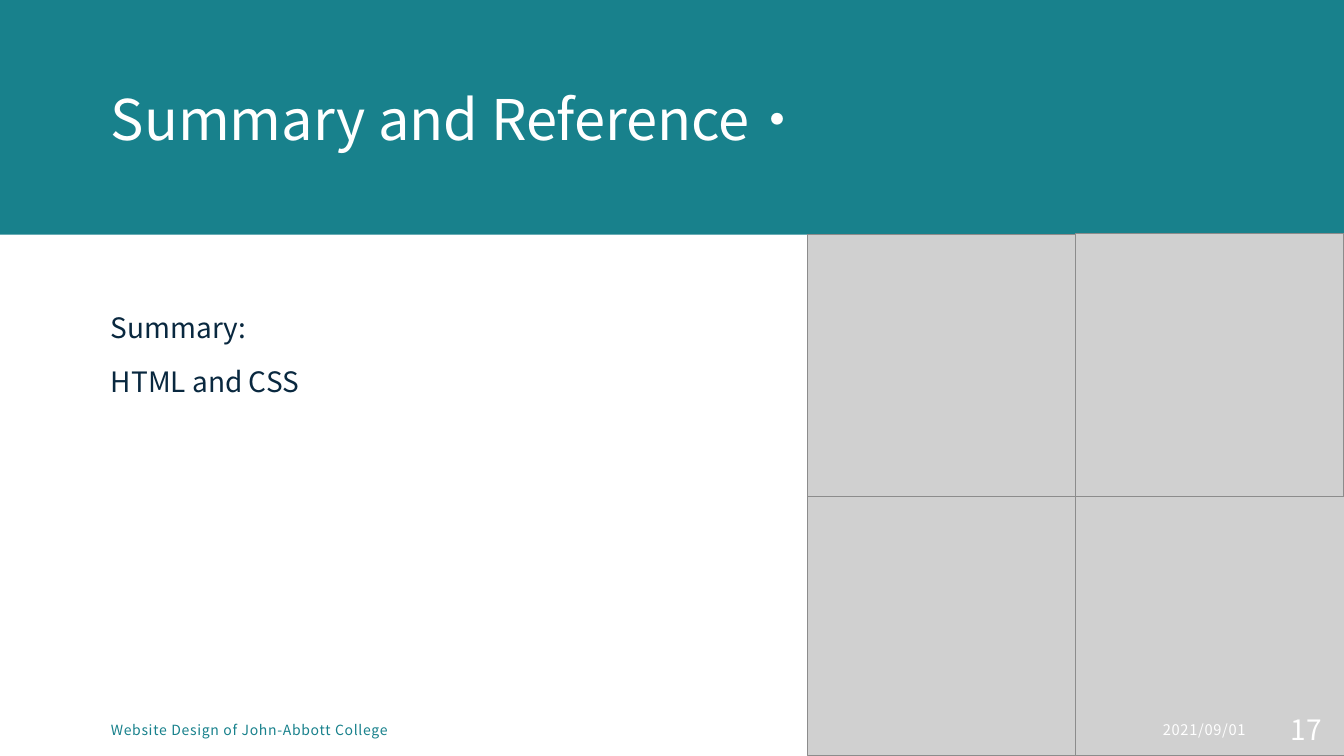
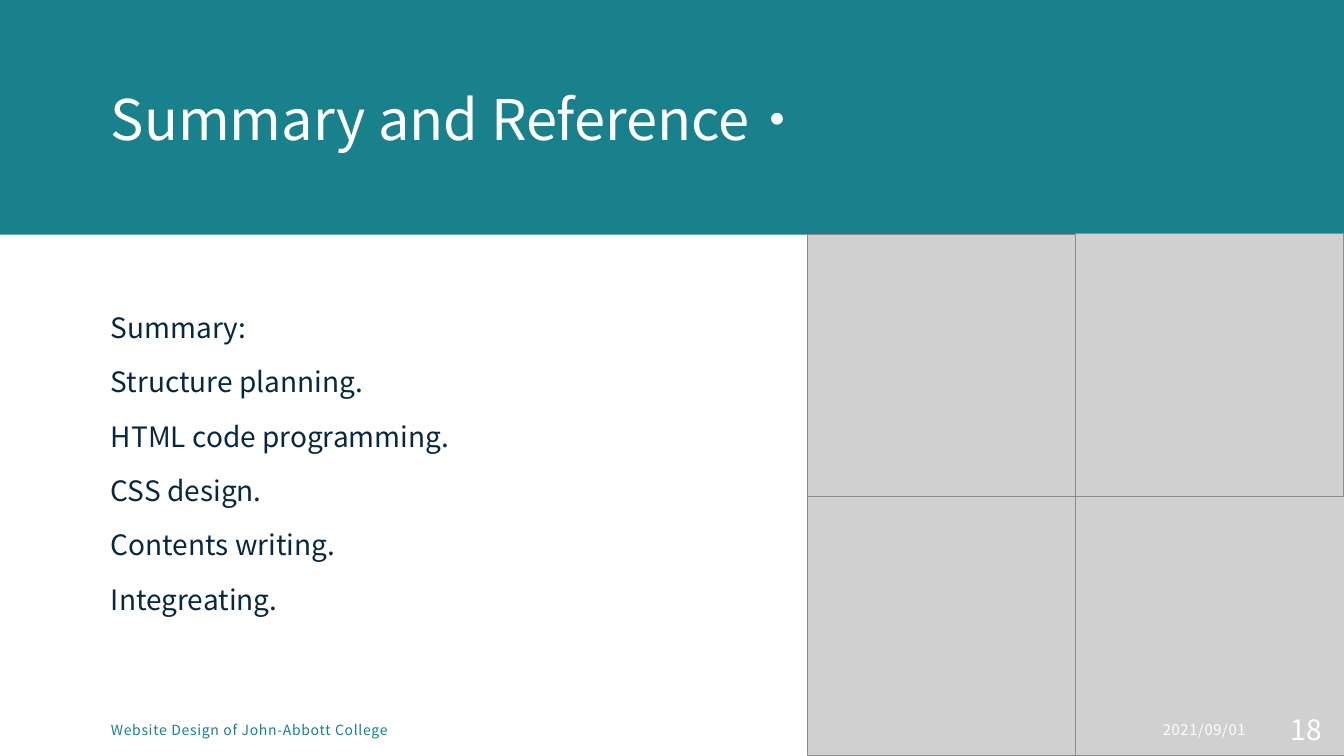
Before and after one commit to MikentGuo/Project_Tour, a slide deck: slide 18 of docs/Website Design for tourist attraction.pptx (slide 17 before the commit). Drawn at 1344x756 pixels with LibreOffice and Linux fonts; fonts in the diff are those of the drawing; grey boxes stand for pictures. Boxes give left, top, right and bottom in pixels: in the first picture for what was removed or moved away, otherwise in the second. Text is boxed around its words. In the diff, an @@ line names an element or a change of style, - is before the commit and + after.

```diff
--- a/docs/Website Design for tourist attraction.pptx
+++ b/docs/Website Design for tourist attraction.pptx
@@ text at [111, 369, 449, 617]: text changed @@
-HTML and CSS
+Structure planning.
+HTML code programming.
+CSS design.
+Contents writing.
+Integreating.
@@ page number at [1291, 720, 1322, 740]: text changed @@
-17
+18
```
Also in this commit, not shown: 3 other slides changed, 1 slide added.
